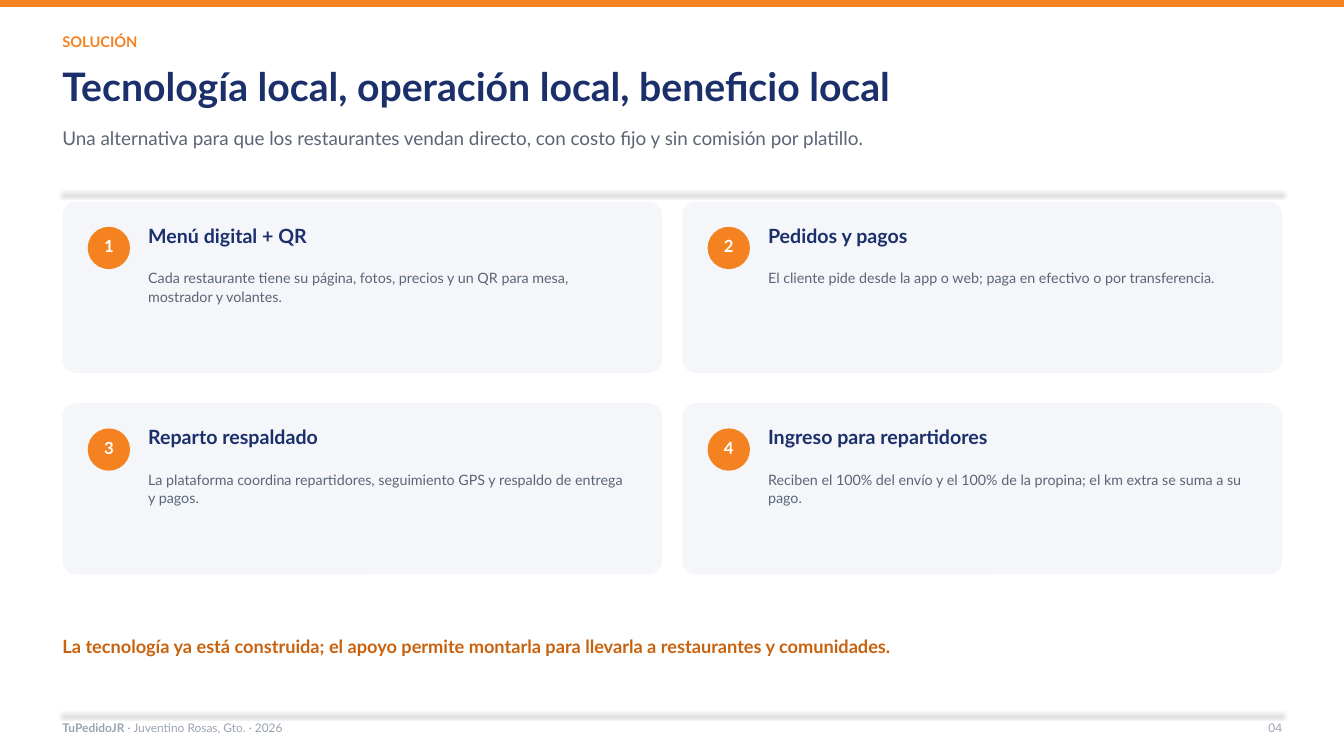
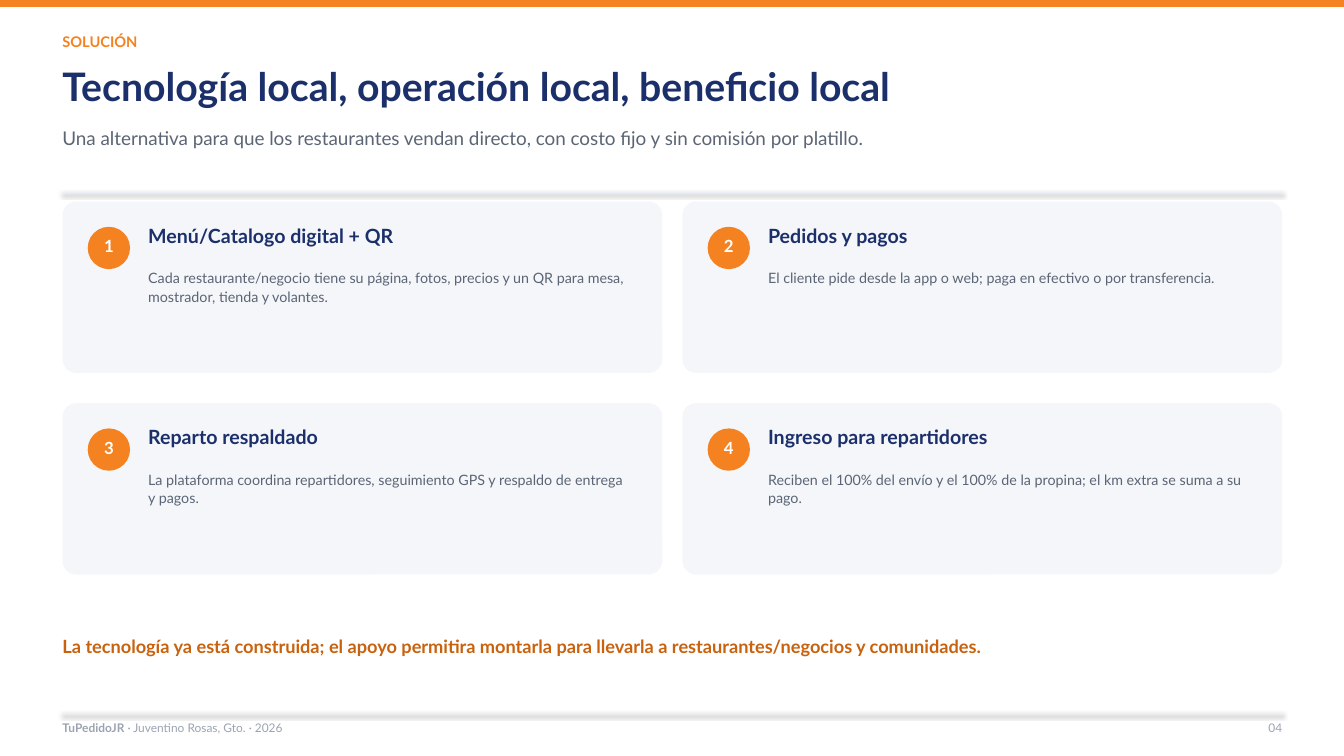
Before and after one commit to Lodoman-old/TuPedidoJR, a slide deck: slide 4 of docs/presentacion/TuPedidoJR_2026.pptx. Drawn at 1344x756 pixels with LibreOffice and Linux fonts; fonts in the diff are those of the drawing. Boxes give left, top, right and bottom in pixels: in the first picture for what was removed or moved away, otherwise in the second. Text is boxed around its words. In the diff, an @@ line names an element or a change of style, - is before the commit and + after.

Commit message:
Agrega motomandado de negocio a las presentaciones

```diff
--- a/docs/presentacion/TuPedidoJR_2026.pptx
+++ b/docs/presentacion/TuPedidoJR_2026.pptx
@@ text at (148, 228, 393, 247): text changed @@
-Menú digital + QR
+Menú/Catalogo digital + QR
@@ text at (148, 272, 624, 305): text changed @@
-Cada restaurante tiene su página, fotos, precios y un QR para mesa, mostrador y volantes.
+Cada restaurante/negocio tiene su página, fotos, precios y un QR para mesa, mostrador, tienda y volantes.
@@ text at (62, 639, 981, 657): text changed @@
-La tecnología ya está construida; el apoyo permite montarla para llevarla a restaurantes y comunidades.
+La tecnología ya está construida; el apoyo permitira montarla para llevarla a restaurantes/negocios y comunidades.
```
Also in this commit, not shown: 12 other slides changed, 7 other files.
